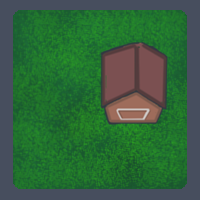
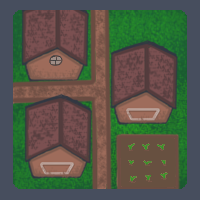
Revision of a layered 200 x 200 image; what changed, layer by layer:
added group "村镇" with 3 layers above "图层 3" over [13, 10, 181, 189]
added layer "图层 6 副本" in group "村镇" over [20, 10, 179, 180]
moved "图层 6" into group "村镇", painted on it over [100, 39, 178, 125]
added layer "图层 6 副本 2" in group "村镇" over [13, 10, 181, 189]
